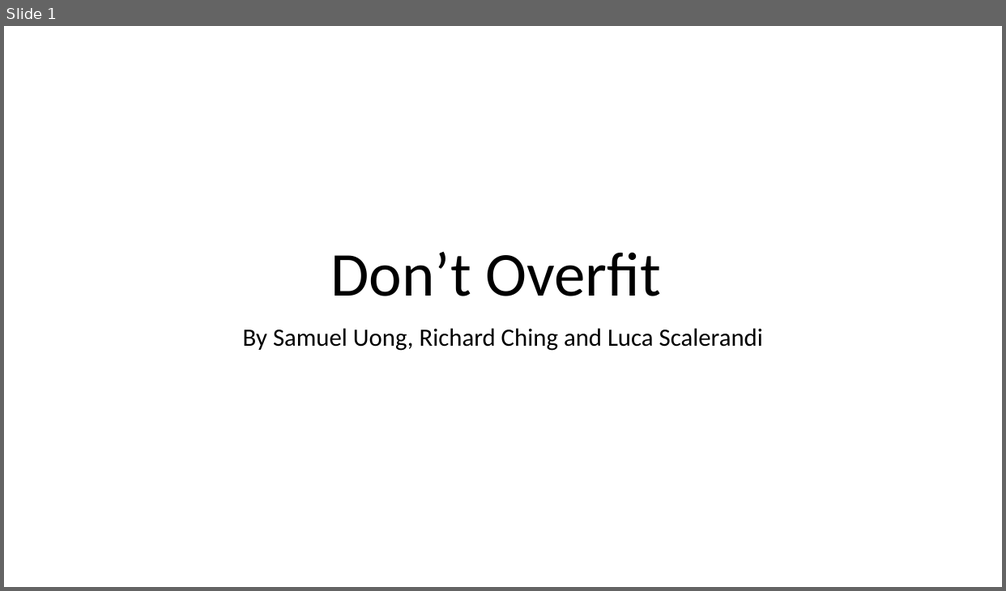
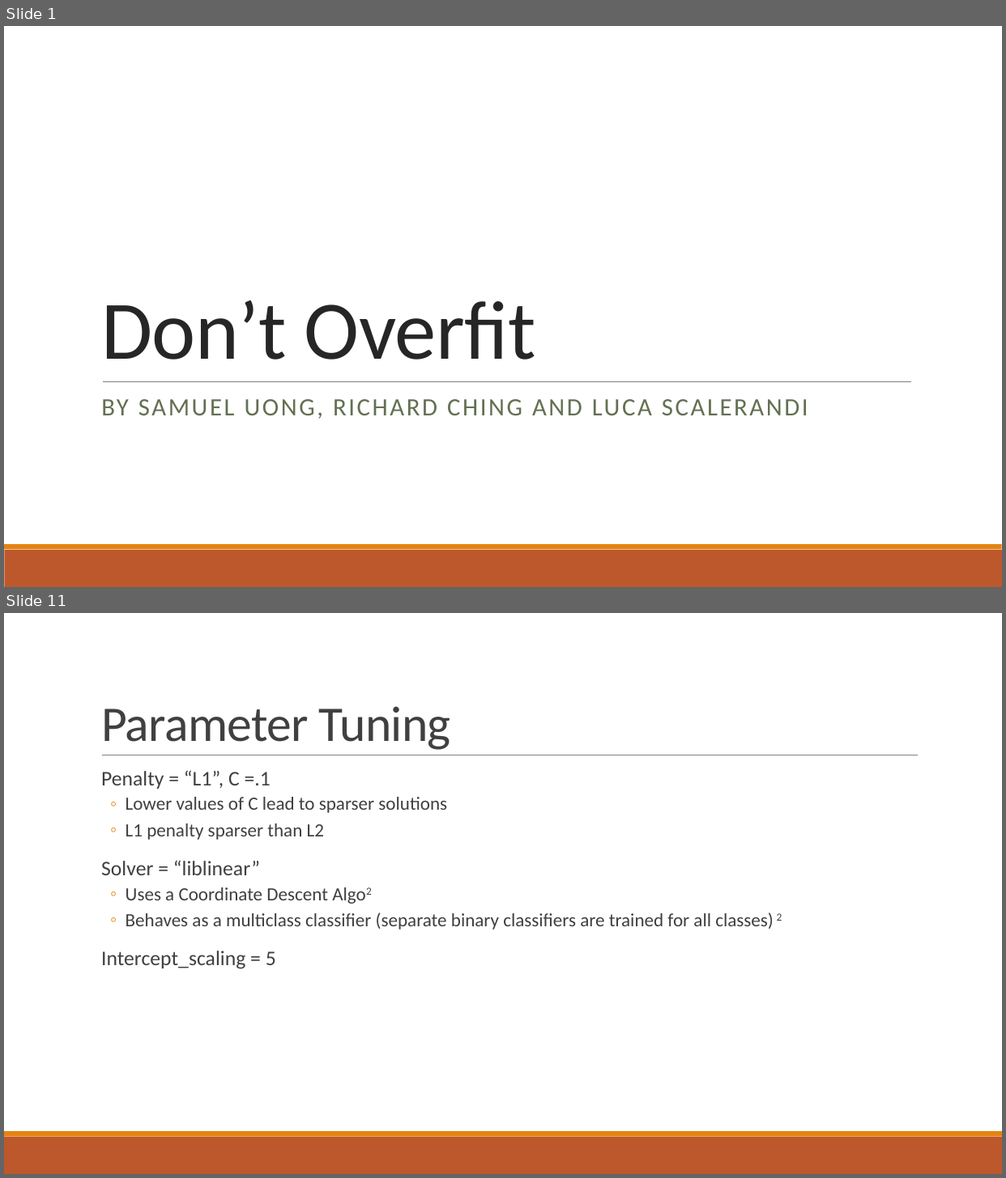
Before and after one commit to suong4554/Machine-Learning-Poly-U, a slide deck: Presentation.pptx. Shown one above the other, each under a label of ours: slide 1 before the commit, slides 1 and 11 after it; the slides between them are not shown. The pictures are 1006x591 and 1006x1178 pixels, drawn with LibreOffice and Linux fonts; fonts in the diff are those of the drawing. Boxes give left, top, right and bottom in pixels: in the first picture for what was removed or moved away, otherwise in the second. Text is boxed around its words. In the diff, an @@ line names an element or a change of style, - is before the commit and + after.

```diff
--- a/Presentation.pptx
+++ b/Presentation.pptx
@@ slide 11 added at [4,613,1002,1174], background #FFFFFF; not listed: 2 template elements that a slide beside it also shows @@
@@ title added at [101,706,451,750], 48 pt, text #404040 @@
+Parameter Tuning
@@ line added from (102, 756) to (918, 756), #808080 0.5 pt @@
@@ text added at [101,770,782,969], 18 pt, text #404040 @@
+  Penalty = “L1”, C =.1
+  ◦ Lower values of C lead to sparser solutions
+  ◦ L1 penalty sparser than L2
+  Solver = “liblinear”
+  ◦ Uses a Coordinate Descent Algo2
+  ◦ Behaves as a multiclass classifier (separate binary classifiers are trained for all classes) 2
+  Intercept_scaling = 5
@@ slide 1 changed as well @@
@@ title "Don’t Overfit": place and size @@
-title "Don’t Overfit" at [331,252,661,297]
+title "Don’t Overfit" at [101,301,536,360]
@@ title "Don’t Overfit" at [101,301,536,360]: size 60 to 80 pt, text colour #000000 to #262626, letter spacing 0 to -0.5 pt; alignment centre to left; line spacing 0.9 to 0.85 @@
@@ line added from (103, 382) to (911, 382), #808080 0.5 pt @@
@@ subtitle at [101,399,808,419]: text changed; text colour #000000 to #637052 @@
-By Samuel Uong, Richard Ching and Luca Scalerandi
+BY SAMUEL UONG, RICHARD CHING AND LUCA SCALERANDI
@@ rectangle added at [4,550,1002,587], fill #BD582C @@
@@ rectangle added at [4,544,1002,550], fill #E48312 @@
```
Also in this commit, not shown: 9 other slides changed, 4 other slides added, 2 slides removed.
